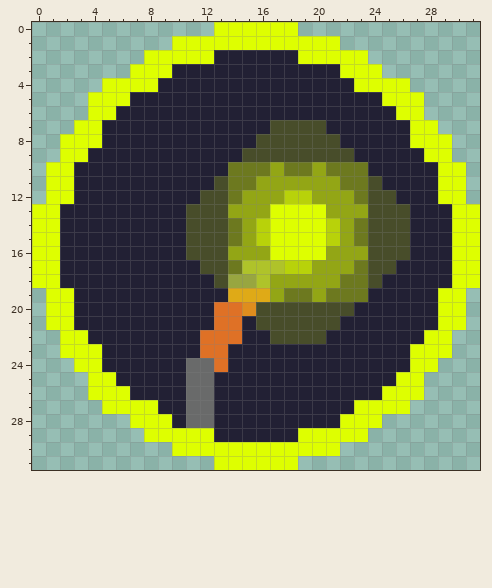
Pixel-art file: Assets/Sprites/Flare.aseprite. The picture above is the old version.
32x32 pixels, 1 frame.
New version:
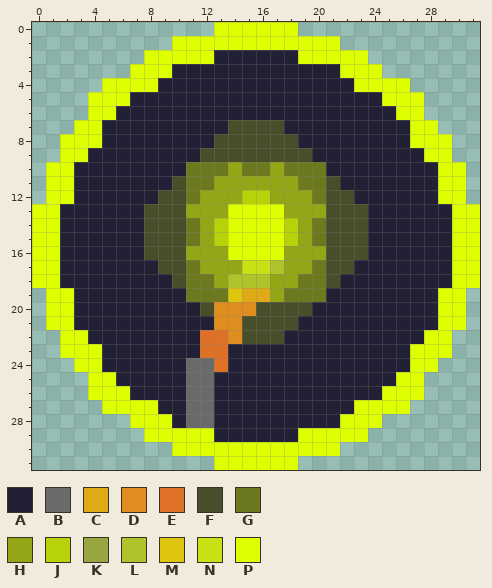
Palette (. is transparent): A #222034  B #696a6a  C #dfaa17  D #df8d1e  E #df7126  F #484d2a  G #6d791f  H #93a615  J #b8d20a  K #98a640  L #afc32a  M #dec60f  N #c7e115  P #deff00
Edits made:
Layer "Layer 4":
y 7: x 14..16 AAA -> FFF; x 18..20 FFF -> AAA
y 8: x 13..15 AAA -> FFF; x 19..21 FFF -> AAA
y 9: x 12..14 AAA -> FFF; x 20..22 FFF -> AAA
y 10: x 11..14 AAAG -> GGGH; x 20..23 HGGG -> GAAA
y 11: x 10..15 AAAFGG -> FGGHHH; x 19..24 HHHGGF -> GGFAAA
y 12: x 9..16 AAAFFGHH -> FFGHHHJJ; x 18..25 JJHHHGFF -> HHGFFAAA
y 13: x 8..16 AAAFFFHHH -> FFFHHHPPP; x 18..26 PPPHHHFFF -> HHHFFFAAA
y 14..15: x 8..16 AAAFFFGHJ -> FFFGHJPPP; x 18..26 PPPJHGFFF -> JHGFFFAAA
y 16: x 8..16 AAAFFFHHH -> FFFHHHPPP; x 18..26 PPPHHHFFF -> HHHFFFAAA
y 17: x 9..16 AAAFFGLL -> FFGHHHNN; x 18..25 JJHHHGFF -> HHGFFAAA
y 18: x 10..15 AAAFKK -> FGGHLL; x 19..24 HHHGGF -> GGFAAA
y 19: x 11..14 AAAC -> GGGM; x 20..23 HGGG -> GAAA
y 20: x 12..14 AEE -> FDD; x 20..22 FFF -> AAA
y 21: x 13..15 EEA -> DDF; x 19..21 FFF -> AAA
y 22: x 14..16 EAA -> DFF; x 18..20 FFF -> AAA
Changed places in both pictures, as pixel boxes (x1, y1, x2, y2):
changed: (144, 120, 410, 344)
